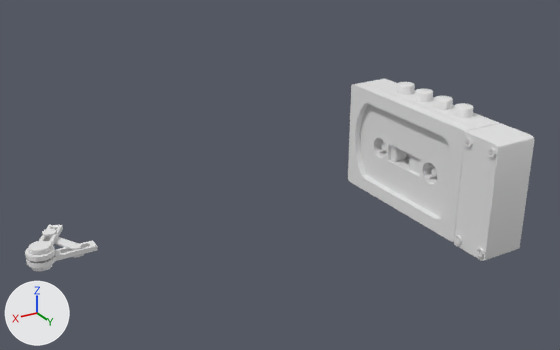
What one commit did to the Blender file .blend/casette.blend.
Rendered twice from a 50 mm camera at (14.35, 16.47, 8.57) aimed at (4.82, 0.57, 0.62). The lights are fixed; the arrows at lower left show +X, +Y and +Z.
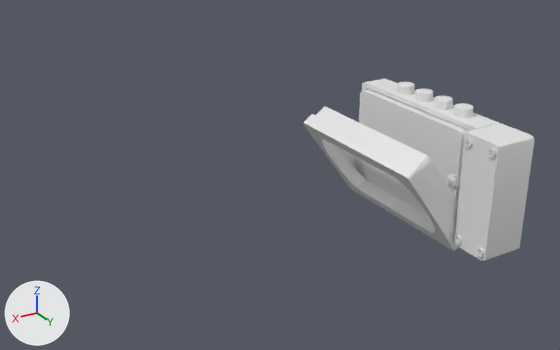
The change, as a diff of the scene's bpy script:
```diff
--- a/.blend/casette.blend.py
+++ b/.blend/casette.blend.py
@@ me_cylinder_009 @@
 me_cylinder_009.from_pydata(...)  # 66 vertices, 70 faces; spans x -3.87..1.0, y -1.0..1.0, z -1.0..1.0
 # used by ob_cylinder_007; location = (11.02, 0.32, -0.0241); rotation_euler = (0.0, 0.0, 1.015), in degrees (0, 0, 58); scale = (0.329, 0.329, 0.0582)
 # before: 59 (-3.87, 0.5, -1.0) at pixel (62, 229), 61 (-3.87, -0.5, -1.0), 62 (-3.87, 0.0, -1.0), 63 (-3.87, 0.0, 1.0) at pixel (55, 224), 64 (-3.87, -0.5, 1.0) at pixel (48, 224)
 # before: 65 (-3.87, 0.5, 1.0) at pixel (62, 224)
+# me_cylinder_009 part 1
+for i in [59, *range(61, 66)]: me_cylinder_009.vertices[i].co += Vector((-1.34, 0.0, 0.0))
@@ me_cylinder_010 @@
 # used by ob_cylinder_008; location = (10.2, 0.32, -0.271); rotation_euler = (0.0, 0.0, 0.498), in degrees (0, 0, 29); scale = (0.0841, 0.0841, 0.0892)
-me_cylinder_010.from_pydata(...)  # 144 vertices, 126 faces; spans x -1.93..1.93, y -11.86..1.93, z -0.35..3.86
+me_cylinder_010.from_pydata(...)  # 150 vertices, 132 faces; spans x -1.93..1.93, y -15.42..1.93, z -0.35..3.86
+# me_cylinder_010 part 2
+# 44 vertices are removed from x -1.93..1.67, y -11.41..-0.74, z 1.61..3.86
+# 54 faces are deleted
+# 33 vertices move from x -1.67..1.93, y -11.86..-9.2, z 2.08..3.86 to x -1.67..1.93, y -14.23..-9.9, z 1.61..3.86
+# 44 vertices are added at x -1.93..1.93, y -15.42..-3.65, z 1.61..3.86
+# 6 new vertices lie (0.0, 0.0, 0.47) away from vertices in x -1.48..0.74, y -14.97..-9.9, z 1.61..2.08
+# 60 new faces join them
@@ ob_cube_001 @@
 ob_cube_001 = bpy.data.objects.new('Cube.001', me_cube_001)
-ob_cube_001.location = (-0.45, 0.05, -0.03)
+ob_cube_001.location = (0.56, 0.05, -0.18)
+ob_cube_001.rotation_euler = (0.0, 0.622, 0.0)  # degrees (0, 36, 0)
@@ ob_cylinder_006 @@
 ob_cylinder_006 = bpy.data.objects.new('Cylinder.006', me_cylinder_007)
-ob_cylinder_006.location = (11.02, 0.32, -0.12)
-ob_cylinder_006.scale = (0.195, 0.195, 0.267)
+ob_cylinder_006.location = (0.5, 2.44, 0.2)
+ob_cylinder_006.rotation_euler = (1.571, -0.613, 0.0)  # degrees (90, -35, 0)
+ob_cylinder_006.scale = (0.0986, 0.0986, 0.135)
@@ ob_cylinder_007 @@
 ob_cylinder_007 = bpy.data.objects.new('Cylinder.007', me_cylinder_009)
+ob_cylinder_007.parent = ob_cylinder_006
+ob_cylinder_007.matrix_parent_inverse = Matrix(((5.121, 0.0, 0.0, -56.45), (0.0, 5.121, 0.0, -1.638), (0.0, 0.0, 3.749, 0.434), (0.0, 0.0, 0.0, 1.0)))
 ob_cylinder_007.location = (11.02, 0.32, -0.0241)
-ob_cylinder_007.rotation_euler = (0.0, 0.0, 1.015)  # degrees (0, 0, 58)
+ob_cylinder_007.rotation_euler = (0.0, 0.0, 1.571)  # degrees (0, 0, 90)
 ob_cylinder_007.scale = (0.329, 0.329, 0.0582)
@@ ob_cylinder_008 @@
 ob_cylinder_008 = bpy.data.objects.new('Cylinder.008', me_cylinder_010)
-ob_cylinder_008.location = (10.2, 0.32, -0.271)
-ob_cylinder_008.rotation_euler = (0.0, 0.0, 0.498)  # degrees (0, 0, 29)
+ob_cylinder_008.parent = ob_cylinder_006
+ob_cylinder_008.matrix_parent_inverse = Matrix(((5.121, 0.0, 0.0, -56.45), (0.0, 5.121, 0.0, -1.638), (0.0, 0.0, 3.749, 0.434), (0.0, 0.0, 0.0, 1.0)))
+ob_cylinder_008.location = (10.23, 0.32, -0.267)
+ob_cylinder_008.rotation_euler = (0.0, 0.0, 0.785)  # degrees (0, 0, 45)
 ob_cylinder_008.scale = (0.0841, 0.0841, 0.0892)
```

Location of each change, (x1, y1, x2, y2) in pixels of the pictures (560 x 350 px; the box of a moved part takes in the faces that stretch with it):
'Cube.001', moved, turned: before (348, 83, 475, 242); after (303, 106, 458, 251)
'Cylinder.005', moved, turned, rescaled: before (26, 240, 98, 268); after (449, 175, 460, 188)
'Cylinder.007', reshaped, moved, turned, rescaled: before (25, 225, 63, 262); after (447, 174, 456, 189)
'Cylinder.006', moved, turned, rescaled: before (29, 241, 52, 271); after (447, 177, 460, 186)
'Cylinder.008', reshaped, moved, turned, rescaled: before (42, 228, 84, 258); after (450, 185, 460, 192)
part 1 of me_cylinder_009, moved or reshaped (not visible afterwards): before (39, 225, 63, 246)
part 2 of me_cylinder_010, moved or reshaped: before (42, 228, 81, 249); after (450, 185, 460, 192)
